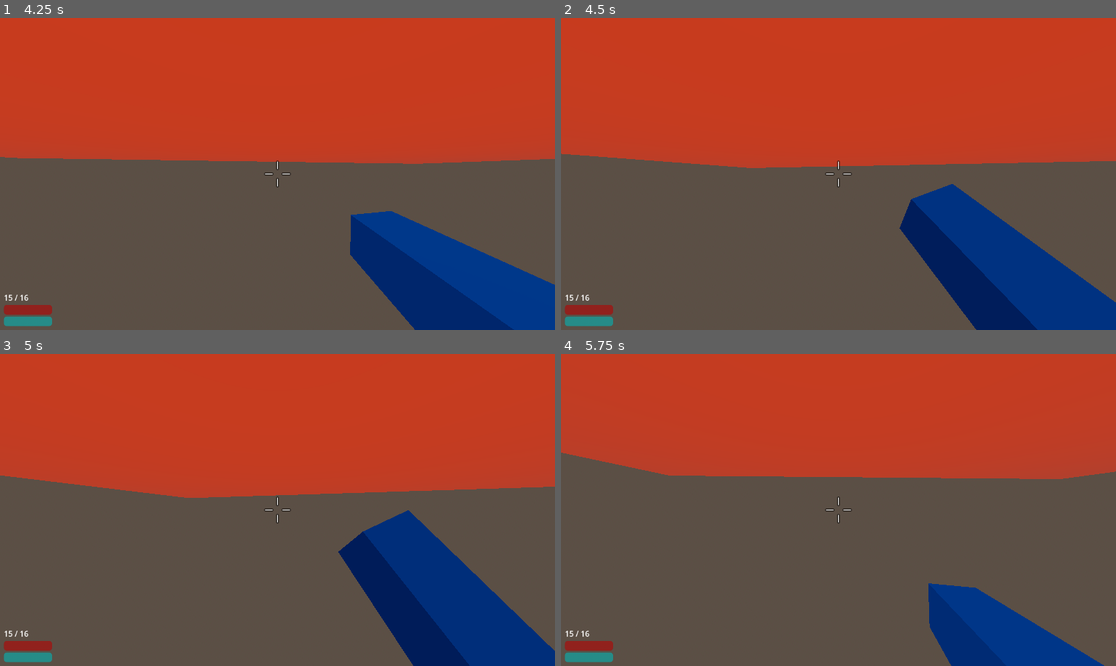
Above: before the commit, frames 1-4 (two rows, left to right).
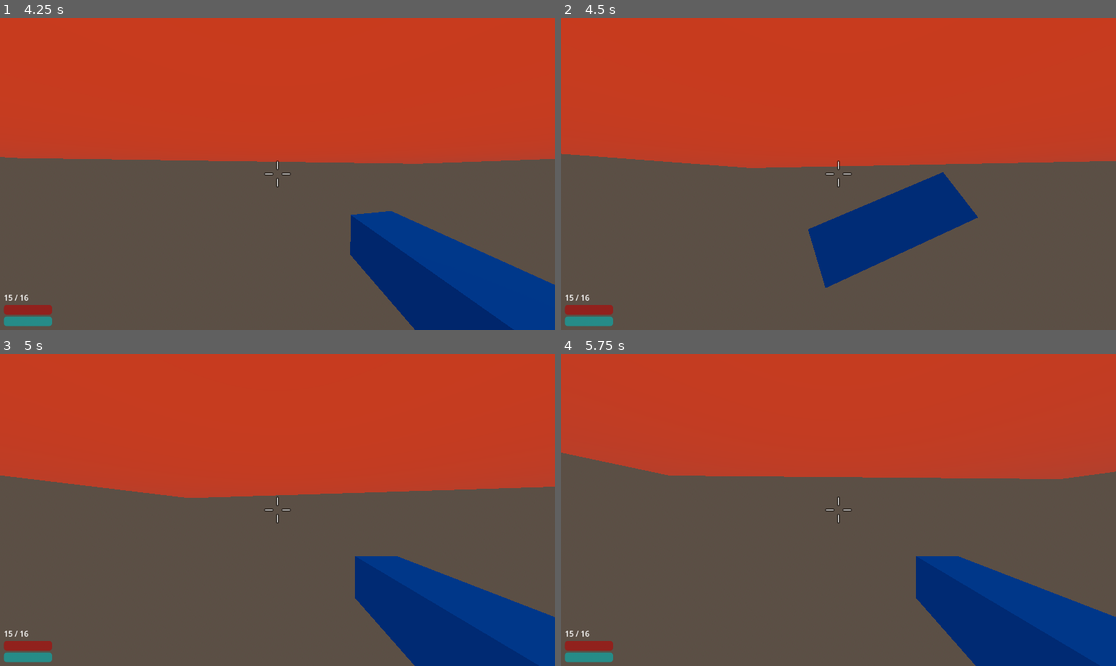
Above: after the commit, the same moments.

Repository: rsrasmu2/Brackeys2025
Game: Godot game, scene res://assets/main/main.tscn
Same seed, same stepped clock (60 frames per second), same inputs: the game is played once before the commit and once after it.
Inputs (mouse positions are in pixels of both pictures, inside the frame that each line leads up to):
- Up to frame 1 (4.25 s): tap Enter at 0.5 s; move the mouse to (305, 174) at 0.52 s; hold Right mouse button (melee) 0.53-1.28 s; hold W (move_forward) from 0.53 s (still down); tap Space (jump) at 0.77, 0.8, 1.07, 1.35, 1.52, 1.82, 2.3, 3.02, 3.32, 3.77, 3.8, 4.07 s; move the mouse to (249, 174) at 1.27 s; right-click (249, 174) at 1.55 s; move the mouse to (288, 167) at 2.02 s; hold Shift (dash) 2.03-2.78 s; move the mouse to (271, 180) at 2.77 s; click (271, 180) at 2.85 s; right-click (271, 180) at 3.05 s; move the mouse to (316, 177) at 3.52 s; hold Right mouse button (melee) from 3.53 s (still down); tap R (reload) at 4.15 s
- Up to frame 2 (4.5 s): keep holding W (move_forward); move the mouse to (794, 170) at 4.27 s; release Right mouse button (melee) at 4.28 s; right-click (794, 170) at 4.35 s
- Up to frame 3 (5 s): keep holding W (move_forward); tap Space (jump) at 4.52, 4.82 s
- Up to frame 4 (5.75 s): keep holding W (move_forward); move the mouse to (844, 510) at 5.02 s; hold Space (jump) from 5.03 s (still down)

Frame 1 is identical in both runs. In frame 2, 13% of the frame differs, in the area x 44-100%, y 49-100%; in frame 3, 6.4%; in frame 4, 4.8%.

Commit message:
Begin work on powerups, begin work on enemies (they crash the game now :( )

Diff:
--- a/assets/enemy/enemy.tscn
+++ b/assets/enemy/enemy.tscn
@@ -11,261 +11,11 @@
 radius = 0.3
 height = 1.4
 
-[sub_resource type="CapsuleMesh" id="CapsuleMesh_uu6ev"]
-radius = 0.3
-height = 1.4
-
-[sub_resource type="StandardMaterial3D" id="StandardMaterial3D_x63uy"]
-albedo_color = Color(1, 0, 0, 1)
-
 [sub_resource type="ViewportTexture" id="ViewportTexture_uu6ev"]
 viewport_path = NodePath("SubViewport")
 
 [sub_resource type="SphereShape3D" id="SphereShape3D_gxvxc"]
 radius = 0.8
-
-[sub_resource type="Animation" id="Animation_x63uy"]
-length = 0.001
-tracks/0/type = "value"
-tracks/0/imported = false
-tracks/0/enabled = true
-tracks/0/path = NodePath("MeshInstance3D:scale")
-tracks/0/interp = 1
-tracks/0/loop_wrap = true
-tracks/0/keys = {
-"times": PackedFloat32Array(0),
-"transitions": PackedFloat32Array(1),
-"update": 0,
-"values": [Vector3(1, 1, 1)]
-}
-tracks/1/type = "value"
-tracks/1/imported = false
-tracks/1/enabled = true
-tracks/1/path = NodePath("MeshInstance3D:position")
-tracks/1/interp = 1
-tracks/1/loop_wrap = true
-tracks/1/keys = {
-"times": PackedFloat32Array(0),
-"transitions": PackedFloat32Array(1),
-"update": 0,
-"values": [Vector3(0, 0.7, 0)]
-}
-tracks/2/type = "value"
-tracks/2/imported = false
-tracks/2/enabled = true
-tracks/2/path = NodePath("CollisionShape3D:shape")
-tracks/2/interp = 1
-tracks/2/loop_wrap = true
-tracks/2/keys = {
-"times": PackedFloat32Array(0),
-"transitions": PackedFloat32Array(1),
-"update": 1,
-"values": [SubResource("CapsuleShape3D_4nxta")]
-}
-tracks/3/type = "value"
-tracks/3/imported = false
-tracks/3/enabled = true
-tracks/3/path = NodePath("CollisionShape3D:position")
-tracks/3/interp = 1
-tracks/3/loop_wrap = true
-tracks/3/keys = {
-"times": PackedFloat32Array(0),
-"transitions": PackedFloat32Array(1),
-"update": 0,
-"values": [Vector3(0, 0.7, 0)]
-}
-tracks/4/type = "value"
-tracks/4/imported = false
-tracks/4/enabled = true
-tracks/4/path = NodePath("HealthBar:position")
-tracks/4/interp = 1
-tracks/4/loop_wrap = true
-tracks/4/keys = {
-"times": PackedFloat32Array(0),
-"transitions": PackedFloat32Array(1),
-"update": 0,
-"values": [Vector3(0, 1.8, 0)]
-}
-
-[sub_resource type="Animation" id="Animation_uu6ev"]
-resource_name = "idle"
-length = 2.0
-loop_mode = 1
-tracks/0/type = "value"
-tracks/0/imported = false
-tracks/0/enabled = true
-tracks/0/path = NodePath("MeshInstance3D:scale")
-tracks/0/interp = 1
-tracks/0/loop_wrap = true
-tracks/0/keys = {
-"times": PackedFloat32Array(0, 1, 2),
-"transitions": PackedFloat32Array(1, 1, 1),
-"update": 0,
-"values": [Vector3(1, 1, 1), Vector3(1, 0.95, 1), Vector3(1, 1, 1)]
-}
-tracks/1/type = "value"
-tracks/1/imported = false
-tracks/1/enabled = true
-tracks/1/path = NodePath("MeshInstance3D:position")
-tracks/1/interp = 1
-tracks/1/loop_wrap = true
-tracks/1/keys = {
-"times": PackedFloat32Array(0, 1.03333, 2),
-"transitions": PackedFloat32Array(1, 1, 1),
-"update": 0,
-"values": [Vector3(0, 0.7, 0), Vector3(0, 0.665, 0), Vector3(0, 0.7, 0)]
-}
-
-[sub_resource type="CapsuleShape3D" id="CapsuleShape3D_gxvxc"]
-radius = 0.3
-height = 1.4
-
-[sub_resource type="Animation" id="Animation_gxvxc"]
-resource_name = "melee_end"
-tracks/0/type = "value"
-tracks/0/imported = false
-tracks/0/enabled = true
-tracks/0/path = NodePath("CollisionShape3D:shape")
-tracks/0/interp = 1
-tracks/0/loop_wrap = true
-tracks/0/keys = {
-"times": PackedFloat32Array(0, 0.3),
-"transitions": PackedFloat32Array(1, 1),
-"update": 1,
-"values": [SubResource("CapsuleShape3D_4nxta"), SubResource("CapsuleShape3D_gxvxc")]
-}
-tracks/1/type = "value"
-tracks/1/imported = false
-tracks/1/enabled = true
-tracks/1/path = NodePath("MeshInstance3D:position")
-tracks/1/interp = 1
-tracks/1/loop_wrap = true
-tracks/1/keys = {
-"times": PackedFloat32Array(0, 0.3, 0.65),
-"transitions": PackedFloat32Array(1, 1, 1),
-"update": 0,
-"values": [Vector3(0, 0.91, 0), Vector3(0, 0.665, 0), Vector3(0, 0.7, 0)]
-}
-tracks/2/type = "value"
-tracks/2/imported = false
-tracks/2/enabled = true
-tracks/2/path = NodePath("MeshInstance3D:scale")
-tracks/2/interp = 1
-tracks/2/loop_wrap = true
-tracks/2/keys = {
-"times": PackedFloat32Array(0, 0.3, 0.65),
-"transitions": PackedFloat32Array(1, 1, 1),
-"update": 0,
-"values": [Vector3(1.3, 1.3, 1.3), Vector3(0.95, 0.95, 0.95), Vector3(1, 1, 1)]
-}
-tracks/3/type = "value"
-tracks/3/imported = false
-tracks/3/enabled = true
-tracks/3/path = NodePath("HealthBar:position")
-tracks/3/interp = 1
-tracks/3/loop_wrap = true
-tracks/3/keys = {
-"times": PackedFloat32Array(0, 0.3),
-"transitions": PackedFloat32Array(1, 1),
-"update": 0,
-"values": [Vector3(0, 2.2, 0), Vector3(0, 1.8, 0)]
-}
-tracks/4/type = "value"
-tracks/4/imported = false
-tracks/4/enabled = true
-tracks/4/path = NodePath("CollisionShape3D:position")
-tracks/4/interp = 1
-tracks/4/loop_wrap = true
-tracks/4/keys = {
-"times": PackedFloat32Array(0, 0.3),
-"transitions": PackedFloat32Array(1, 1),
-"update": 0,
-"values": [Vector3(0, 0.91, 0), Vector3(0, 0.7, 0)]
-}
-
-[sub_resource type="CapsuleShape3D" id="CapsuleShape3D_0tmw4"]
-radius = 0.35
-height = 1.2
-
-[sub_resource type="CapsuleShape3D" id="CapsuleShape3D_uu6ev"]
-radius = 0.4
-height = 1.1
-
-[sub_resource type="CapsuleShape3D" id="CapsuleShape3D_x63uy"]
-radius = 0.4
-height = 1.9
-
-[sub_resource type="Animation" id="Animation_0tmw4"]
-resource_name = "melee_windup"
-length = 2.0
-tracks/0/type = "value"
-tracks/0/imported = false
-tracks/0/enabled = true
-tracks/0/path = NodePath("MeshInstance3D:scale")
-tracks/0/interp = 1
-tracks/0/loop_wrap = true
-tracks/0/keys = {
-"times": PackedFloat32Array(0, 0.7, 0.8, 0.9, 1, 1.1, 1.2, 1.6, 1.75),
-"transitions": PackedFloat32Array(1, 1, 1, 1, 1, 1, 1, 1, 1),
-"update": 0,
-"values": [Vector3(1, 1, 1), Vector3(1.2, 0.7, 1.2), Vector3(1.18, 0.72, 1.18), Vector3(1.2, 0.7, 1.2), Vector3(1.18, 0.72, 1.18), Vector3(1.2, 0.7, 1.2), Vector3(1.18, 0.72, 1.18), Vector3(1.25, 0.65, 1.25), Vector3(1.3, 1.3, 1.3)]
-}
-tracks/1/type = "value"
-tracks/1/imported = false
-tracks/1/enabled = true
-tracks/1/path = NodePath("MeshInstance3D:position")
-tracks/1/interp = 1
-tracks/1/loop_wrap = true
-tracks/1/keys = {
-"times": PackedFloat32Array(0, 0.7, 0.8, 0.9, 1, 1.1, 1.2, 1.6, 1.76667),
-"transitions": PackedFloat32Array(1, 1, 1, 1, 1, 1, 1, 1, 1),
-"update": 0,
-"values": [Vector3(0, 0.7, 0), Vector3(0, 0.49, 0), Vector3(0, 0.505, 0), Vector3(0, 0.49, 0), Vector3(0, 0.505, 0), Vector3(0, 0.49, 0), Vector3(0, 0.505, 0), Vector3(0, 0.46, 0), Vector3(0, 0.91, 0)]
-}
-tracks/2/type = "value"
-tracks/2/imported = false
-tracks/2/enabled = true
-tracks/2/path = NodePath("CollisionShape3D:shape")
-tracks/2/interp = 1
-tracks/2/loop_wrap = true
-tracks/2/keys = {
-"times": PackedFloat32Array(0, 0.35, 0.7, 1.75),
-"transitions": PackedFloat32Array(1, 1, 1, 1),
-"update": 1,
-"values": [SubResource("CapsuleShape3D_4nxta"), SubResource("CapsuleShape3D_0tmw4"), SubResource("CapsuleShape3D_uu6ev"), SubResource("CapsuleShape3D_x63uy")]
-}
-tracks/3/type = "value"
-tracks/3/imported = false
-tracks/3/enabled = true
-tracks/3/path = NodePath("CollisionShape3D:position")
-tracks/3/interp = 1
-tracks/3/loop_wrap = true
-tracks/3/keys = {
-"times": PackedFloat32Array(0, 0.35, 0.7, 1.75),
-"transitions": PackedFloat32Array(1, 1, 1, 1),
-"update": 1,
-"values": [Vector3(0, 0.7, 0), Vector3(0, 0.6, 0), Vector3(0, 0.55, 0), Vector3(0, 0.95, 0)]
-}
-tracks/4/type = "value"
-tracks/4/imported = false
-tracks/4/enabled = true
-tracks/4/path = NodePath("HealthBar:position")
-tracks/4/interp = 1
-tracks/4/loop_wrap = true
-tracks/4/keys = {
-"times": PackedFloat32Array(0, 0.7, 1.6, 1.75),
-"transitions": PackedFloat32Array(1, 1, 1, 1),
-"update": 0,
-"values": [Vector3(0, 1.8, 0), Vector3(0, 1.4, 0), Vector3(0, 1.4, 0), Vector3(0, 2.2, 0)]
-}
-
-[sub_resource type="AnimationLibrary" id="AnimationLibrary_gxvxc"]
-_data = {
-&"RESET": SubResource("Animation_x63uy"),
-&"idle": SubResource("Animation_uu6ev"),
-&"melee_end": SubResource("Animation_gxvxc"),
-&"melee_windup": SubResource("Animation_0tmw4")
-}
 
 [node name="Enemy" type="CharacterBody3D"]
 collision_layer = 4
@@ -275,11 +25,6 @@
 [node name="CollisionShape3D" type="CollisionShape3D" parent="."]
 transform = Transform3D(1, 0, 0, 0, 1, 0, 0, 0, 1, 0, 0.7, 0)
 shape = SubResource("CapsuleShape3D_4nxta")
-
-[node name="MeshInstance3D" type="MeshInstance3D" parent="."]
-transform = Transform3D(1, 0, 0, 0, 1, 0, 0, 0, 1, 0, 0.7, 0)
-mesh = SubResource("CapsuleMesh_uu6ev")
-surface_material_override/0 = SubResource("StandardMaterial3D_x63uy")
 
 [node name="Health" parent="." instance=ExtResource("1_hx8jw")]
 
@@ -297,12 +42,11 @@
 [node name="EnemyTarget" type="Node" parent="."]
 script = ExtResource("5_0tmw4")
 
-[node name="MeleeAttack" type="Node3D" parent="." node_paths=PackedStringArray("character_controller", "target", "movement", "animation_player")]
+[node name="MeleeAttack" type="Node3D" parent="." node_paths=PackedStringArray("character_controller", "target", "movement")]
 script = ExtResource("4_x63uy")
 character_controller = NodePath("..")
 target = NodePath("../EnemyTarget")
 movement = NodePath("../Movement")
-animation_player = NodePath("../AnimationPlayer")
 
 [node name="WindupTimer" type="Timer" parent="MeleeAttack"]
 one_shot = true
@@ -315,13 +59,6 @@
 transform = Transform3D(1, 0, 0, 0, 1, 0, 0, 0, 1, 0, 0.624189, 0)
 shape = SubResource("SphereShape3D_gxvxc")
 
-[node name="AnimationPlayer" type="AnimationPlayer" parent="."]
-libraries = {
-&"": SubResource("AnimationLibrary_gxvxc")
-}
-autoplay = "idle"
-speed_scale = 1.6
-
 [connection signal="died" from="Health" to="." method="_on_health_died"]
 [connection signal="timeout" from="MeleeAttack/WindupTimer" to="MeleeAttack" method="_on_windup_timer_timeout"]
 [connection signal="body_entered" from="MeleeAttack/Area3D" to="MeleeAttack" method="_on_area_3d_body_entered"]
--- a/assets/environment/Level 1/new_terrain_3d_material.tres
+++ b/assets/environment/Level 1/new_terrain_3d_material.tres
@@ -1,4 +1,46 @@
-[gd_resource type="Terrain3DMaterial" format=3 uid="uid://b86qpvhrw1ava"]
+[gd_resource type="Terrain3DMaterial" load_steps=4 format=3 uid="uid://b86qpvhrw1ava"]
+
+[sub_resource type="Gradient" id="Gradient_w3ekb"]
+offsets = PackedFloat32Array(0.2, 1)
+colors = PackedColorArray(1, 1, 1, 1, 0, 0, 0, 1)
+
+[sub_resource type="FastNoiseLite" id="FastNoiseLite_5aub6"]
+noise_type = 2
+frequency = 0.03
+cellular_jitter = 3.0
+cellular_return_type = 0
+domain_warp_enabled = true
+domain_warp_type = 1
+domain_warp_amplitude = 50.0
+domain_warp_fractal_type = 2
+domain_warp_fractal_lacunarity = 1.5
+domain_warp_fractal_gain = 1.0
+
+[sub_resource type="NoiseTexture2D" id="NoiseTexture2D_fghle"]
+seamless = true
+color_ramp = SubResource("Gradient_w3ekb")
+noise = SubResource("FastNoiseLite_5aub6")
 
 [resource]
+_shader_parameters = {
+&"": null,
+&"bias_distance": 512.0,
+&"blend_sharpness": 0.5,
+&"depth_blur": 0.0,
+&"flat_terrain_normals": false,
+&"general": null,
+&"macro_variation": true,
+&"macro_variation1": Color(1, 1, 1, 1),
+&"macro_variation2": Color(1, 1, 1, 1),
+&"macro_variation_slope": 0.333,
+&"mipmap_bias": 1.0,
+&"mipmaps": null,
+&"noise1_angle": 0.0,
+&"noise1_offset": Vector2(0.5, 0.5),
+&"noise1_scale": 0.04,
+&"noise2_scale": 0.076,
+&"noise_texture": SubResource("NoiseTexture2D_fghle"),
+&"projection_threshold": 0.8,
+&"vertical_projection": true
+}
 show_checkered = true
--- a/assets/environment/Level 2/Level 2.tscn
+++ b/assets/environment/Level 2/Level 2.tscn
@@ -164,15 +164,6 @@
 omni_range = 96.2682
 omni_attenuation = 1.619
 
-[node name="Terrain3D" type="Terrain3D" parent="."]
-data_directory = "res://assets/environment/Level 2"
-material = ExtResource("1_w1egl")
-assets = ExtResource("2_bdj47")
-show_checkered = true
-show_grey = true
-top_level = true
-metadata/_edit_lock_ = true
-
 [node name="Lava" type="CSGBox3D" parent="."]
 transform = Transform3D(1, 0, 0, 0, 1, 0, 0, 0, 1, 78.1176, 37.703, -6.97024)
 material_override = SubResource("StandardMaterial3D_bdj47")
@@ -183,3 +174,12 @@
 transform = Transform3D(1, 0, 0, 0, 1, 0, 0, 0, 1, -58.9357, 59.7135, 171.457)
 material_override = SubResource("StandardMaterial3D_e22gm")
 size = Vector3(105.374, 17.3456, 86.5305)
+
+[node name="Terrain3D" type="Terrain3D" parent="."]
+data_directory = "res://assets/environment/Level 2"
+material = ExtResource("1_w1egl")
+assets = ExtResource("2_bdj47")
+show_checkered = true
+show_grey = true
+top_level = true
+metadata/_edit_lock_ = true
--- a/assets/gun/gun.gd
+++ b/assets/gun/gun.gd
@@ -112,7 +112,7 @@
 		start_fire()
 
 func melee() -> void:
-	if _state == GunState.Reloading or _state == GunState.Meleeing:
+	if _state == GunState.Meleeing:
 		return
 	_state = GunState.Meleeing
 	$Animations.play("melee")
--- a/assets/player/player.gd
+++ b/assets/player/player.gd
@@ -4,7 +4,6 @@
 const ACCELERATION: float = 20.0
 const STOP_FORCE: float = 40.0
 const SPEED: float = 5.0
-const JUMP_VELOCITY: float = 5.5
 const FIRING_MULT: float = 0.7
 
 const GRAVITY: float = 9.8
@@ -55,10 +54,6 @@
 		velocity.x = target_velocity.x
 		velocity.z = target_velocity.y
 
-func try_jump() -> void:
-	if is_on_floor():
-		velocity.y = JUMP_VELOCITY
-
 func _on_gun_firing_changed(is_firing: bool) -> void:
 	_is_firing = is_firing
 
--- a/assets/player/player.tscn
+++ b/assets/player/player.tscn
@@ -12,6 +12,7 @@
 [ext_resource type="PackedScene" uid="uid://bajfnk64q8mhi" path="res://assets/player/dash/dash.tscn" id="8_kwvpd"]
 [ext_resource type="PackedScene" uid="uid://dkp5y0u8pd54k" path="res://assets/common/health/health.tscn" id="9_m2mll"]
 [ext_resource type="Script" uid="uid://c03o3n5qwovd8" path="res://assets/player/melee_attack.gd" id="9_op4fd"]
+[ext_resource type="Script" uid="uid://bs4jrpmg0ja0w" path="res://assets/player/player_jump.gd" id="12_0eov8"]
 
 [sub_resource type="CapsuleShape3D" id="CapsuleShape3D_hgb4b"]
 
@@ -176,6 +177,11 @@
 scale = Vector2(5, 5)
 text = "GG you dead :("
 
+[node name="TextureProgressBar" type="TextureProgressBar" parent="PlayerCamera/UI"]
+layout_mode = 0
+offset_right = 40.0
+offset_bottom = 40.0
+
 [node name="CollisionShape3D" type="CollisionShape3D" parent="."]
 transform = Transform3D(1, 0, 0, 0, 1, 0, 0, 0, 1, 0, 1, 0)
 shape = SubResource("CapsuleShape3D_hgb4b")
@@ -207,9 +213,15 @@
 
 [node name="Health" parent="." instance=ExtResource("9_m2mll")]
 
+[node name="PlayerJump" type="Node" parent="." node_paths=PackedStringArray("player")]
+script = ExtResource("12_0eov8")
+player = NodePath("..")
+
 [node name="Dash" parent="." node_paths=PackedStringArray("dasher") instance=ExtResource("8_kwvpd")]
 dasher = NodePath("..")
 dash_speed = 15.0
+
+[node name="Powerups" type="Node" parent="."]
 
 [node name="AnimationPlayer" type="AnimationPlayer" parent="."]
 libraries = {
--- /dev/null
+++ b/assets/player/player_jump.gd
@@ -0,0 +1,23 @@
+class_name PlayerJump
+extends Node
+
+@export var player: Player
+@export var jump_velocity: float = 5.5
+
+var extra_jumps: int = 0
+@onready var _remaining_extra_jumps: int = self.extra_jumps
+
+func _input(event: InputEvent) -> void:
+	if event.is_action_pressed("jump"):
+		try_jump()
+
+func _physics_process(delta: float) -> void:
+	if player.is_on_floor():
+		_remaining_extra_jumps = extra_jumps
+
+func try_jump() -> void:
+	if player.is_on_floor():
+		player.velocity.y = jump_velocity
+	elif _remaining_extra_jumps > 0:
+		_remaining_extra_jumps -= 1
+		player.velocity.y = jump_velocity
--- a/assets/player/player_movement.gd
+++ b/assets/player/player_movement.gd
@@ -7,6 +7,3 @@
 	var direction: Vector2 = Input.get_vector("move_left", "move_right", "move_forward", "move_backward").normalized()
 	direction = direction.rotated(-target.rotation.y)
 	target.set_horizontal_velocity(direction)
-
-	if Input.is_action_just_pressed("jump"):
-		target.try_jump()
--- a/assets/test_environment/test_environment.tscn
+++ b/assets/test_environment/test_environment.tscn
@@ -78,3 +78,6 @@
 
 [node name="Spawner" parent="." instance=ExtResource("2_ih0re")]
 transform = Transform3D(1, 0, 0, 0, 1, 0, 0, 0, 1, 12.4025, 9.53674e-07, 17.6082)
+
+[node name="StaticBody3D" parent="." instance=ExtResource("2_ih0re")]
+transform = Transform3D(1, 0, 0, 0, 1, 0, 0, 0, 1, -21.1097, 0.00772305, -14.2196)
Not shown: 1 places in assets/enemy/enemy.tscn that only renumber resources
Not shown: 1 places in assets/player/player.tscn that only renumber resources
Not shown, added: assets/player/player_jump.gd.uid
